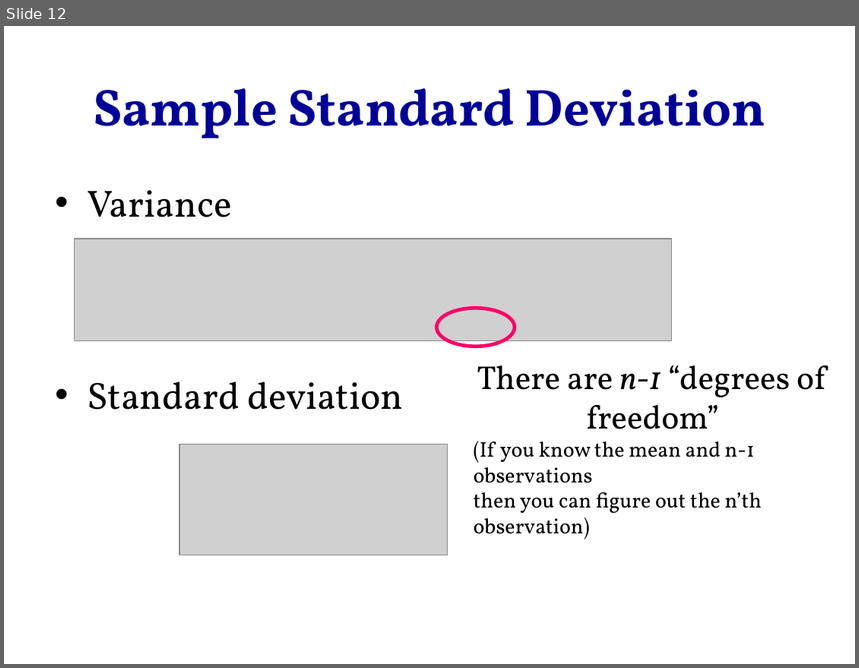
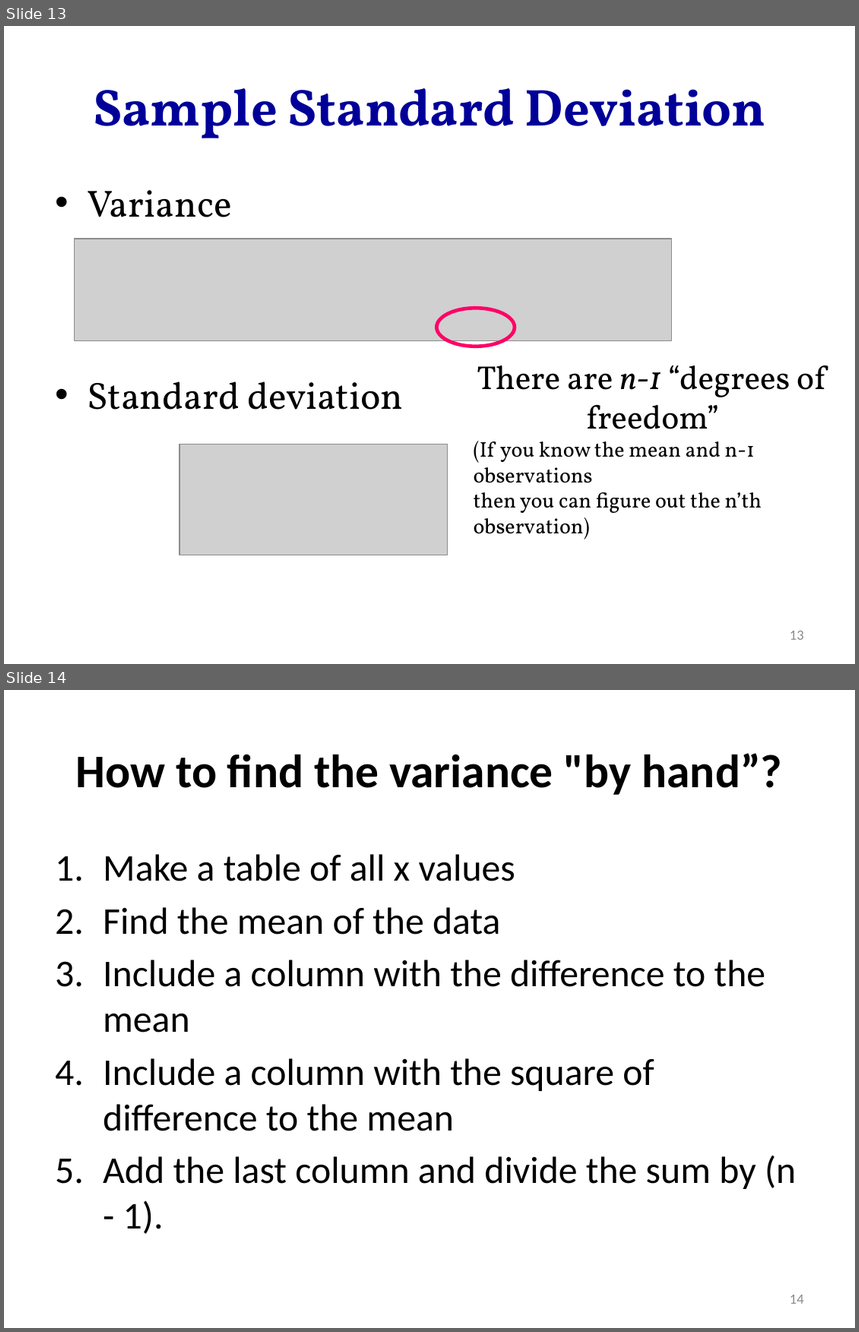
Before and after one commit to hejibo/Psychological-Statistics, a slide deck: Lecture 3- Measure of Dispersion/Lecture 3- Measure of Dispersion.pptx. Shown one above the other, each under a label of ours: slide 12 before the commit, slides 13 and 14 after it. The pictures are 859x668 and 859x1332 pixels, drawn with LibreOffice and Linux fonts; fonts in the diff are those of the drawing; grey boxes stand for pictures. Boxes give left, top, right and bottom in pixels: in the first picture for what was removed or moved away, otherwise in the second. Text is boxed around its words. In the diff, an @@ line names an element or a change of style, - is before the commit and + after.

```diff
--- a/Lecture 3- Measure of Dispersion/Lecture 3- Measure of Dispersion.pptx
+++ b/Lecture 3- Measure of Dispersion/Lecture 3- Measure of Dispersion.pptx
@@ slide 14 added at bbox=[4, 690, 855, 1328], background #FFFFFF @@
@@ title added at bbox=[76, 753, 783, 795], 39.6 pt, text #000000, bold @@
+How to find the variance "by hand”?
@@ text added at bbox=[103, 854, 796, 1234], 32 pt, text #000000 @@
+1. Make a table of all x values
+2. Find the mean of the data
+3. Include a column with the difference to the mean
+4. Include a column with the square of difference to the mean
+5. Add the last column and divide the sum by (n - 1).
@@ page number added at bbox=[790, 1295, 804, 1304], 12 pt, text #8C8C8C @@
+14
@@ what was slide 12 is now slide 13 @@
@@ slide 13 changed as well @@
@@ page number added at bbox=[790, 631, 804, 640], 12 pt, text #8C8C8C @@
+13
```
Also in this commit, not shown: 11 other slides changed, 8 other slides added, 13 other files.
